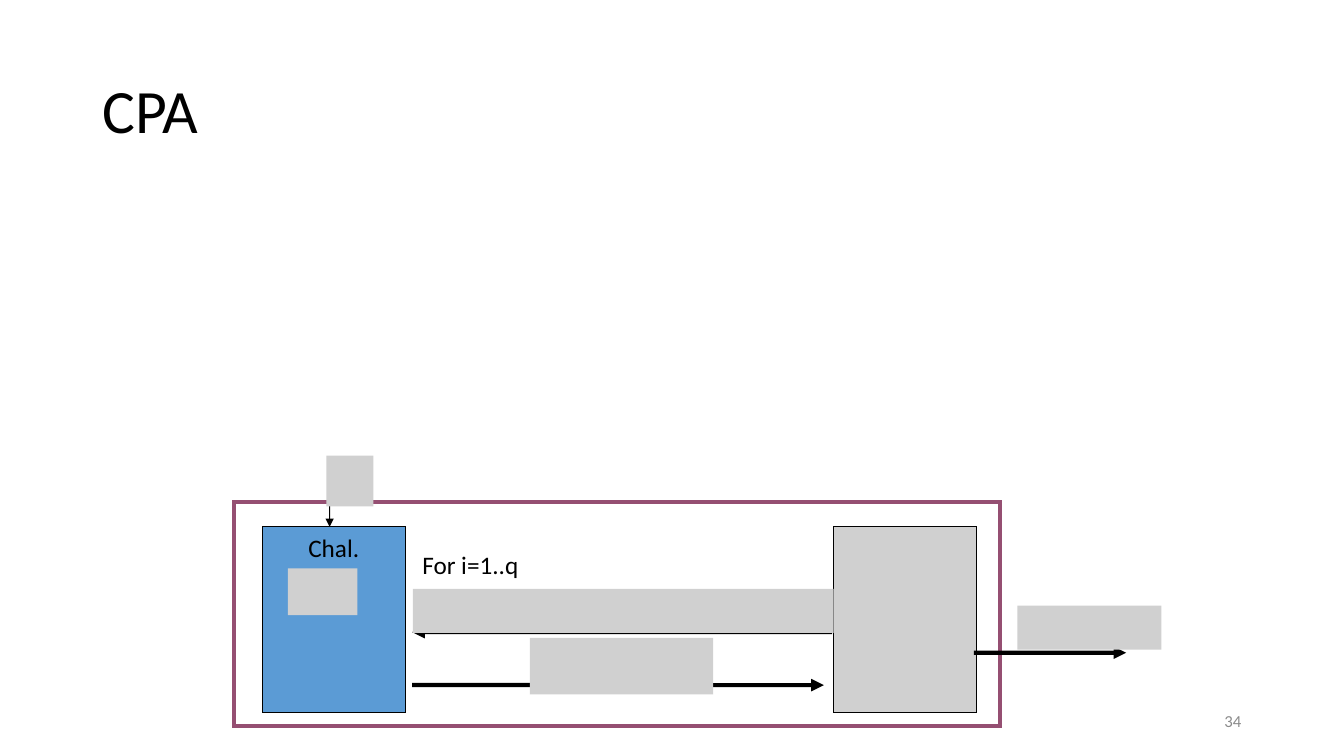
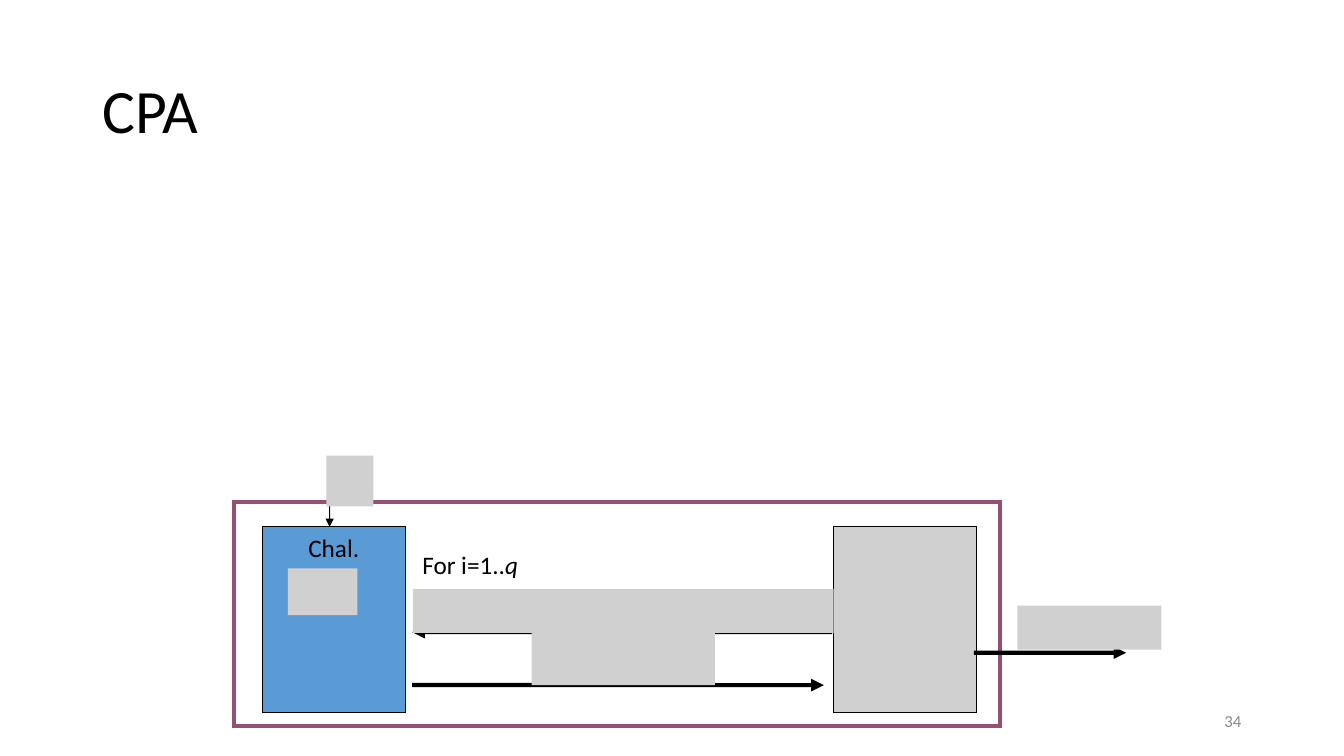
Before and after one commit to GeorgyFirsov-s-forks/CryptoLectures, a slide deck: slide 34 of Lectures/Lecture6.pptx. Drawn at 1344x756 pixels with LibreOffice and Linux fonts; fonts in the diff are those of the drawing; grey boxes stand for pictures. Boxes give left, top, right and bottom in pixels: in the first picture for what was removed or moved away, otherwise in the second. Text is boxed around its words. In the diff, an @@ line names an element or a change of style, - is before the commit and + after.

```diff
--- a/Lectures/Lecture6.pptx
+++ b/Lectures/Lecture6.pptx
@@ text "For i=1..q" at bbox=[422, 556, 518, 578]: italic on in "i=1..q" @@
@@ picture: place and size @@
-picture at bbox=[530, 638, 714, 695]
+picture at bbox=[531, 629, 715, 686]
```
Also in this commit, not shown: 13 other slides changed, 1 other file.
